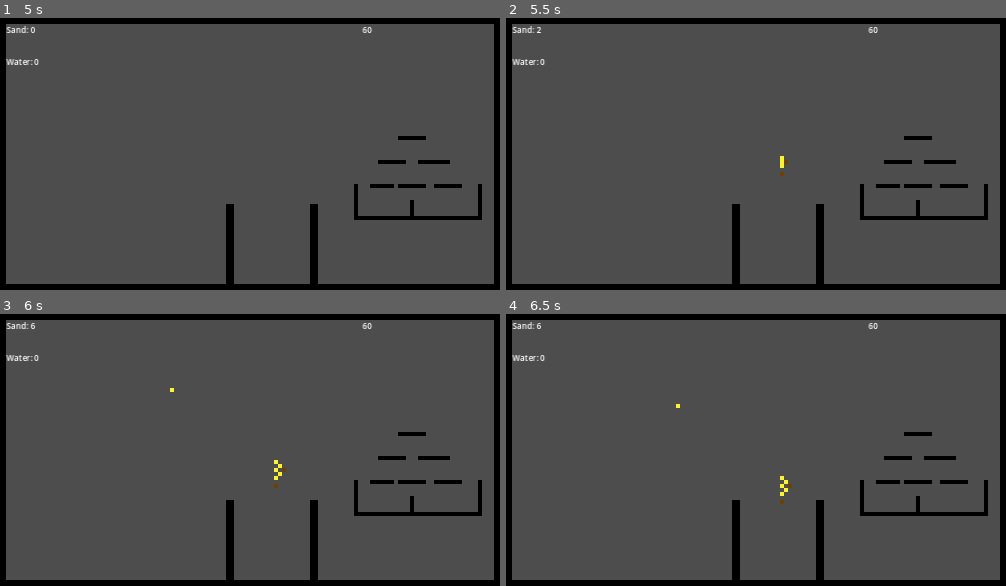
Above: before the commit, frames 1-4 (two rows, left to right).
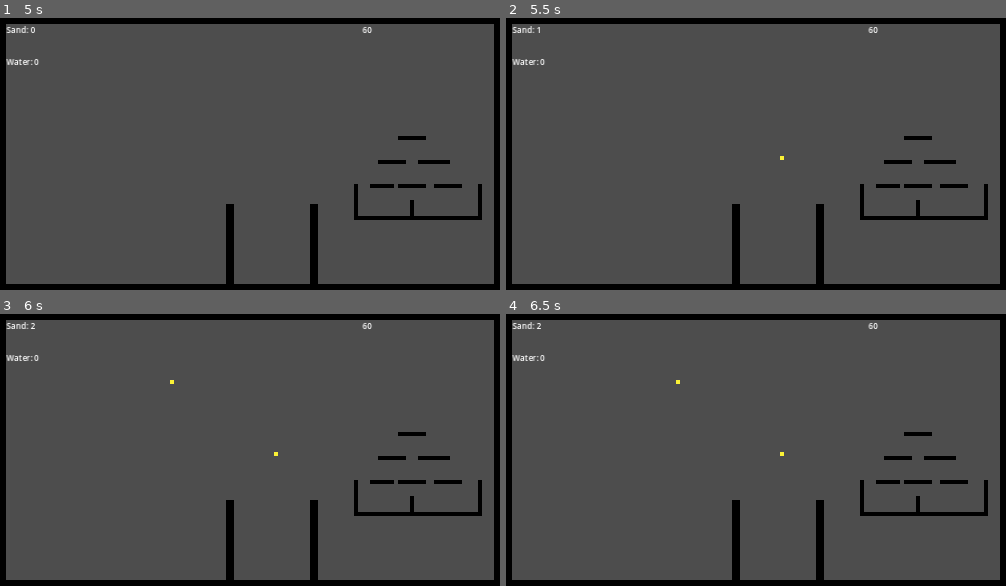
Above: after the commit, the same moments.

Repository: Loethor/pixel_simulation
Game: Godot game, scene res://scenes/main.tscn
Same seed, same stepped clock (60 frames per second), same inputs: the game is played once before the commit and once after it.
Inputs (mouse positions are in pixels of both pictures, inside the frame that each line leads up to):
- Up to frame 1 (5 s): tap Enter at 0.5, 2, 3.5 s; move the mouse to (365, 140) at 0.52 s; hold 4 (oil) 0.53-1.28 s; tap 1 (sand) at 0.8, 1.35, 3.05 s; tap Space at 1.25, 2.75, 4.25 s; move the mouse to (150, 170) at 1.27 s; tap 2 (water) at 1.55, 3.8 s; move the mouse to (300, 91) at 2.02 s; hold 2 (water) 2.03-2.78 s; tap 4 (oil) at 2.3, 4.35 s; move the mouse to (225, 213) at 2.77 s; tap 3 (bedrock) at 2.85 s; move the mouse to (405, 200) at 3.52 s; hold 5 (fire) 3.53-4.28 s; move the mouse to (95, 113) at 4.27 s
- Up to frame 2 (5.5 s): move the mouse to (781, 156) at 5.02 s; press the mouse at (781, 156) at 5.03 s; tap 1 (sand) at 5.3 s
- Up to frame 3 (6 s): move the mouse to (175, 379) at 5.77 s; release the mouse at (175, 379) at 5.78 s; tap 1 (sand) at 5.85 s
- Up to frame 4 (6.5 s): tap 2 (water) at 6.05 s

Frame 1 is identical in both runs. In frame 2, less than 0.1% of the frame differs, in the area x 6-57%, y 3-59%; in frame 3, 0.1%, in the area x 6-58%, y 3-64%; in frame 4, 0.1%.

Commit message:
Added type dictionary rabbit hole

Diff:
--- a/scenes/main.tscn
+++ b/scenes/main.tscn
@@ -7,7 +7,6 @@
 texture = ExtResource("1_e00fl")
 texture_region_size = Vector2i(1, 1)
 0:0/0 = 0
-0:0/0/custom_data_0 = true
 0:1/0 = 0
 0:2/0 = 0
 0:3/0 = 0
@@ -15,8 +14,6 @@
 
 [sub_resource type="TileSet" id="TileSet_7xm1l"]
 tile_size = Vector2i(1, 1)
-custom_data_layer_0/name = "is_falling"
-custom_data_layer_0/type = 1
 sources/0 = SubResource("TileSetAtlasSource_bgkgi")
 
 [node name="Main" type="Node2D"]
--- a/scripts/main.gd
+++ b/scripts/main.gd
@@ -14,6 +14,8 @@
 var n_steps := 0
 
 enum MATERIALS {SAND, WATER, BEDROCK, OIL, FIRE }
+enum SOM {GRAIN, LIQUID, SOLID}
+
 const MATERIAL_TO_ATLAS_COORD:Dictionary = {
 	MATERIALS.SAND:Vector2i(0,0),
 	MATERIALS.WATER:Vector2i(0,1),
@@ -21,6 +23,7 @@
 	MATERIALS.OIL:Vector2i(0,3),
 	MATERIALS.FIRE:Vector2i(0,4),
 }
+
 const ATLAS_COORD_TO_MATERIAL:Dictionary = {
 	Vector2i(0,0):MATERIALS.SAND,
 	Vector2i(0,1):MATERIALS.WATER,
@@ -28,6 +31,15 @@
 	Vector2i(0,3):MATERIALS.OIL,
 	Vector2i(0,4):MATERIALS.FIRE,
 }
+
+const tile_info:Dictionary = {
+	MATERIALS.SAND:{"weight":3,"state":SOM.GRAIN},
+	MATERIALS.WATER:{"weight":2,"state":SOM.LIQUID},
+	MATERIALS.OIL:{"weight":1,"state":SOM.LIQUID},
+	MATERIALS.BEDROCK:{"weight":0,"state":SOM.SOLID},
+	MATERIALS.FIRE:{"weight":-1,"state":SOM.LIQUID},
+}
+
 const MAIN_LAYER := 0
 
 
@@ -70,15 +82,15 @@
 
 	# processing sand
 	var sand_cells:Array[Vector2i] = get_cells_by_material(MATERIALS.SAND)
-	var next_generation_sand_cells: Array[Vector2i] = process_cells(sand_cells, MATERIALS.SAND)
+	var next_generation_sand_cells: Array[Vector2i] = super_get_next(sand_cells, MATERIALS.SAND)
 	set_cells_next_generation(next_generation_sand_cells, MATERIALS.SAND)
 
 	var water_cells: Array[Vector2i] = get_cells_by_material(MATERIALS.WATER)
-	var next_generation_water_cells: Array[Vector2i] = process_cells(water_cells, MATERIALS.WATER)
+	var next_generation_water_cells: Array[Vector2i] = super_get_next(water_cells, MATERIALS.WATER)
 	set_cells_next_generation(next_generation_water_cells, MATERIALS.WATER)
 
 	var oil_cells:Array[Vector2i] = get_cells_by_material(MATERIALS.OIL)
-	var next_generation_oil_cells:Array[Vector2i] = process_cells(oil_cells, MATERIALS.OIL)
+	var next_generation_oil_cells:Array[Vector2i] = super_get_next(oil_cells, MATERIALS.OIL)
 	set_cells_next_generation(next_generation_oil_cells, MATERIALS.OIL)
 
 	sand_label.text = "Sand: %s" % len(sand_cells)
@@ -90,8 +102,23 @@
 	#print(len(next_generation_water_cells))
 	#print("")
 
-func omnipresent_function() -> void:
-	pass
+func super_get_next(array_of_cells:Array[Vector2i], cell_mat:MATERIALS) -> Array[Vector2i]:
+	var next_generation_cells: Array[Vector2i] = []
+	for cell in array_of_cells:
+		var down_cell := Vector2i(cell.x, cell.y + 1)
+		var down_left_cell := Vector2i(cell.x - 1, cell.y + 1)
+		var down_right_cell := Vector2i(cell.x + 1, cell.y + 1)
+		var left_cell := Vector2i(cell.x - 1, cell.y)
+		var right_cell := Vector2i(cell.x + 1, cell.y)
+
+
+		# if it is sand behave like grain
+
+		# if it is water/oil behave like liquid
+
+
+	return next_generation_cells
+
 
 func get_cells_by_material(cell_material: MATERIALS) -> Array[Vector2i]:
 	return tile_map.get_used_cells_by_id(MAIN_LAYER,0, MATERIAL_TO_ATLAS_COORD[cell_material])
@@ -114,6 +141,24 @@
 			pass
 
 	return next_generation_cells
+
+func get_next_generation_general(array_of_cells:Array[Vector2i], cell_mat:MATERIALS) -> Array[Vector2i]:
+	var next_generation_cells: Array[Vector2i] = []
+	for cell in array_of_cells:
+		var down_cell := Vector2i(cell.x, cell.y + 1)
+		var down_left_cell := Vector2i(cell.x - 1, cell.y + 1)
+		var down_right_cell := Vector2i(cell.x + 1, cell.y + 1)
+		var left_cell := Vector2i(cell.x - 1, cell.y)
+		var right_cell := Vector2i(cell.x + 1, cell.y)
+
+		# if it is sand behave like grain
+
+
+		# if it is water/oil behave like liquid
+
+
+	return next_generation_cells
+
 func get_next_generation_sand(array_of_cells:Array[Vector2i]) -> Array[Vector2i]:
 	var next_generation_cells: Array[Vector2i] = []
 
